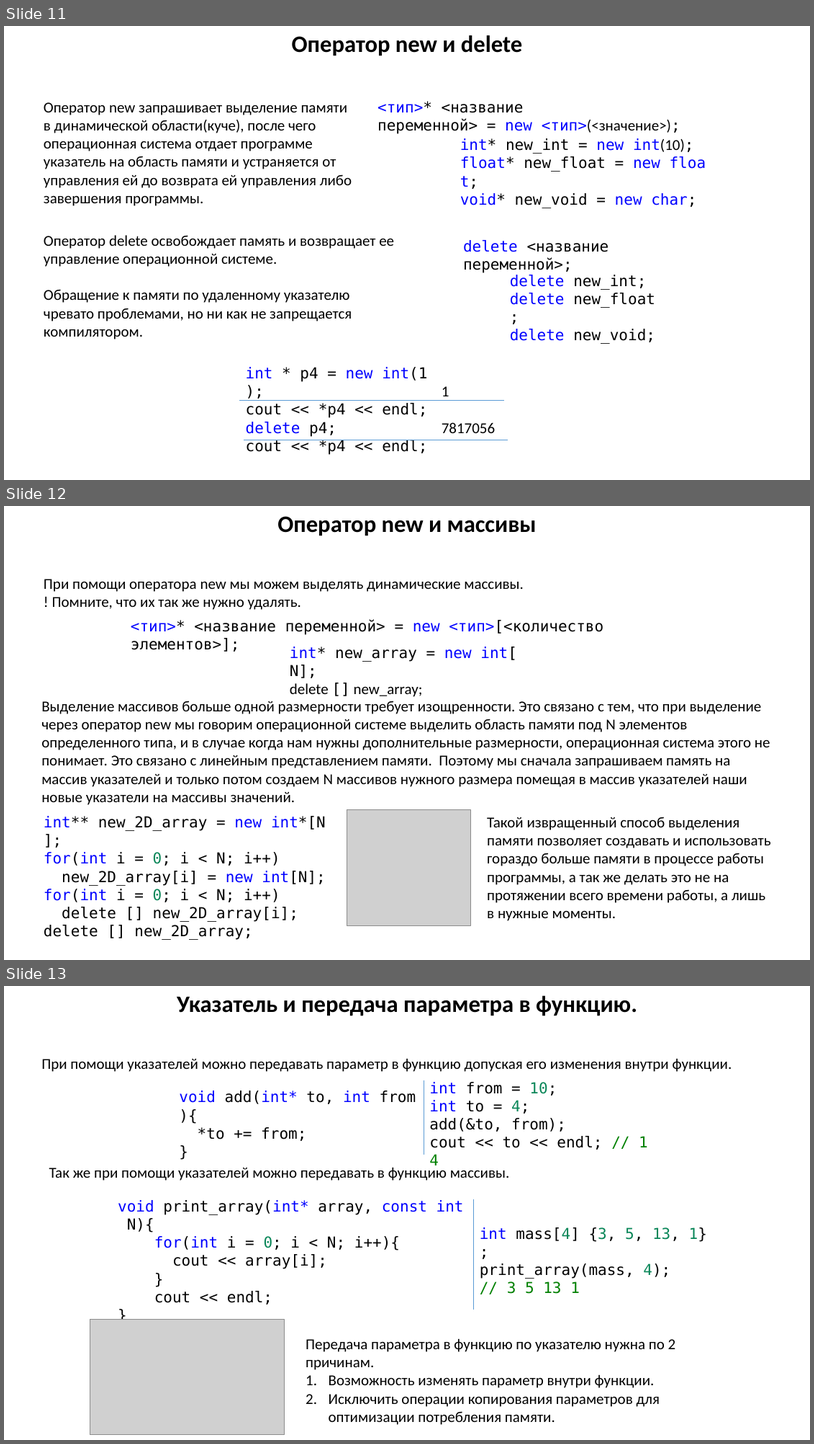
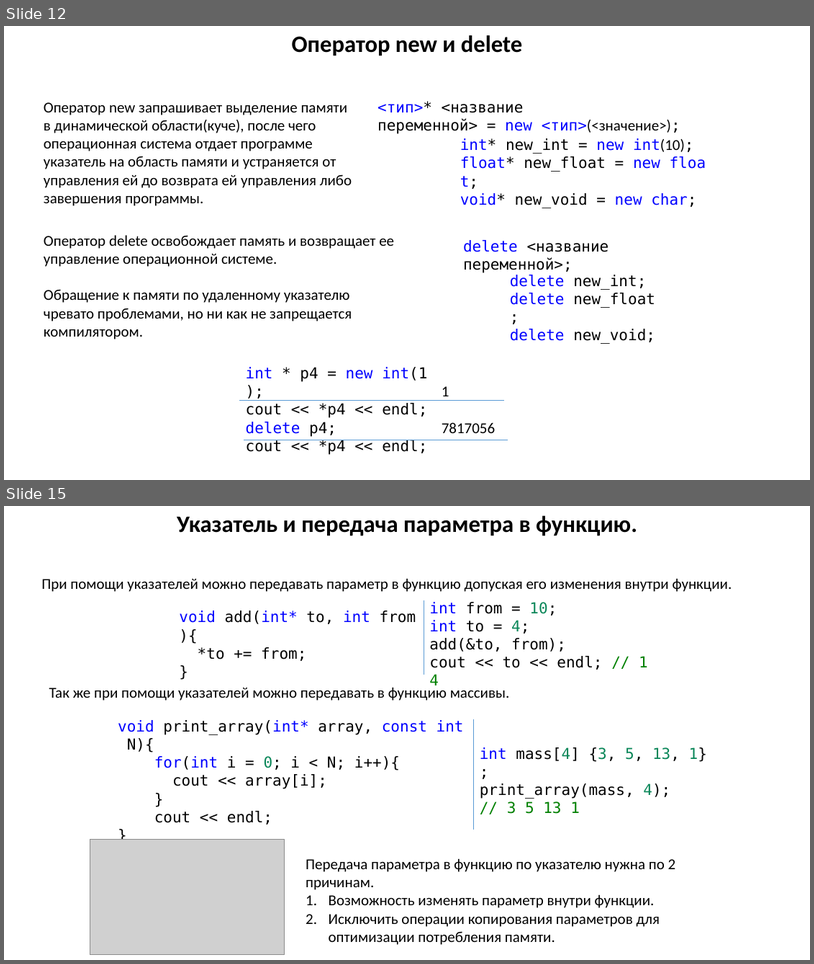
Before and after one commit to MUCTR-IKT-CPP/cpp_course, a slide deck: Лекции/2/Память, указатели, ссылки, передача параметров в функцию.pptx. Shown one above the other, each under a label of ours: slides 11, 12 and 13 before the commit, slides 12 and 15 after it; the slides between them are not shown. The pictures are 814x1444 and 814x964 pixels, drawn with LibreOffice and Linux fonts; fonts in the diff are those of the drawing; grey boxes stand for pictures. Boxes give left, top, right and bottom in pixels: in the first picture for what was removed or moved away, otherwise in the second. Text is boxed around its words. In the diff, an @@ line names an element or a change of style, - is before the commit and + after.

```diff
--- a/Лекции/2/Память, указатели, ссылки, передача параметров в функцию.pptx
+++ b/Лекции/2/Память, указатели, ссылки, передача параметров в функцию.pptx
@@ slide 12 removed at bbox=[4, 506, 810, 960], background #FFFFFF @@
@@ text removed at bbox=[278, 516, 537, 536] @@
-Оператор new и массивы
@@ text removed at bbox=[44, 579, 524, 610] @@
-При помощи оператора new мы можем выделять динамические массивы.
-! Помните, что их так же нужно удалять.
@@ text removed at bbox=[131, 619, 604, 651] @@
-<тип>* <название переменной> = new <тип>[<количество элементов>];
@@ text removed at bbox=[290, 646, 517, 697] @@
-int* new_array = new int[N];
-delete [] new_array;
@@ text removed at bbox=[41, 700, 771, 805] @@
-Выделение массивов больше одной размерности требует изощренности. Это связано с тем, что при выделение через оператор new мы говорим операционной системе выделить область памяти под N элементов определенного типа, и в случае когда нам нужны дополнительные размерности, операционная система этого не понимает. Это связано с линейным представлением памяти. Поэтому мы сначала запрашиваем память на массив указателей и только потом создаем N массивов нужного размера помещая в массив указателей наши новые указатели на массивы значений.
@@ text removed at bbox=[44, 816, 326, 939] @@
-int** new_2D_array = new int*[N];
-for(int i = 0; i < N; i++)
-new_2D_array[i] = new int[N];
-for(int i = 0; i < N; i++)
-delete [] new_2D_array[i];
-delete [] new_2D_array;
@@ picture removed at bbox=[347, 810, 471, 926] @@
@@ text removed at bbox=[487, 816, 771, 921] @@
-Такой извращенный способ выделения памяти позволяет создавать и использовать гораздо больше памяти в процессе работы программы, а так же делать это не на протяжении всего времени работы, а лишь в нужные моменты.
@@ what was slide 11 is now slide 12 @@
@@ what was slide 13 is now slide 15 @@
```
Also in this commit, not shown: 3 slides added, 6 other files.
